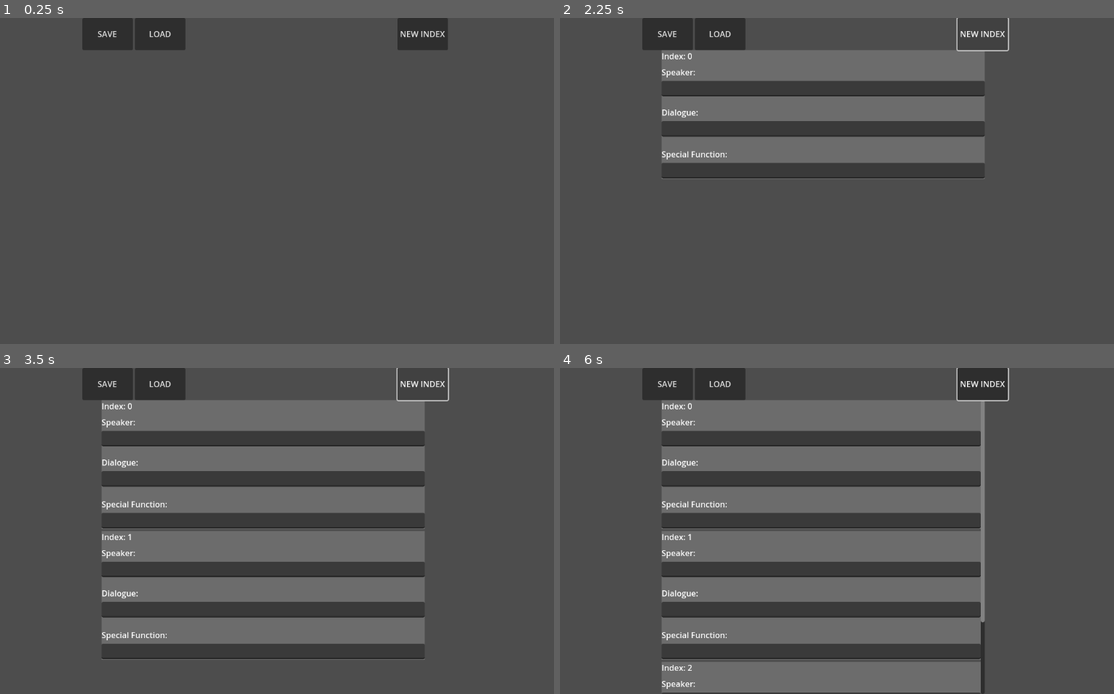
Above: before the commit, frames 1-4 (two rows, left to right).
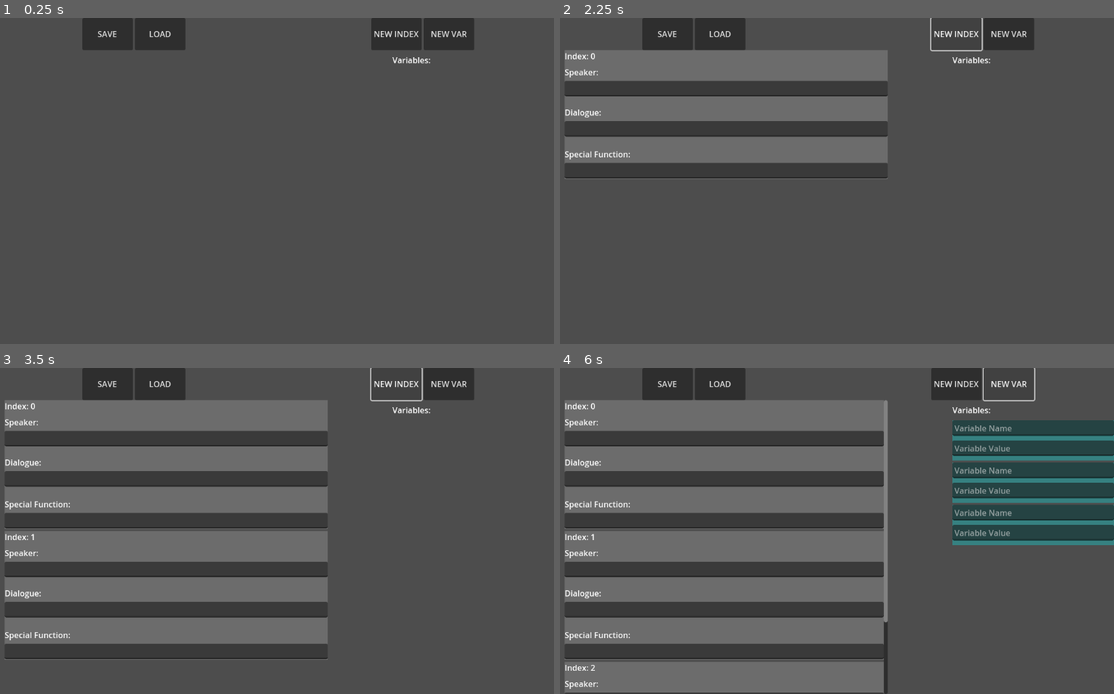
Above: after the commit, the same moments.

Repository: POtOSoftware/YADSMan
Game: Godot game, scene res://Scenes/Prototype/Prototype.tscn
Two runs of this game, one before a commit and one after it. Both use one fixed random seed, a clock stepped at 60 frames per second and the inputs below.
Inputs (mouse positions are in pixels of both pictures, inside the frame that each line leads up to):
- Up to frame 1 (0.25 s): no input
- Up to frame 2 (2.25 s): click "SAVE" at 0.5 s; click "LOAD" at 1.25 s; click "NEW INDEX" at 2 s
- Up to frame 3 (3.5 s): click "NEW INDEX" at 2.75 s
- Up to frame 4 (6 s): click (1008, 384) at 3.5 s, where only the run after the commit has a clickable "NEW VAR"; click (1008, 384) at 4.25 s, where only the run after the commit has a clickable "NEW VAR"; click "NEW INDEX" at 5 s; click (1008, 384) at 5.75 s, where only the run after the commit has a clickable "NEW VAR"

The runs differ from the first frame. In frame 1, 1.1% of the frame differs, in the area x 67-86%, y 0-15%; in frame 2, 10%; in frame 3, 19%; in frame 4, 32%, in the area x 0-100%, y 0-100%.

Commit message:
variables exist and can be saved

Diff:
--- a/Global/FileManager.gd
+++ b/Global/FileManager.gd
@@ -14,6 +14,17 @@
 		print("SUCCESSFULLY SAVED LINES FROM INDEX " + index_string)
 	else:
 		printerr("FUCK ME! SAVING LINES FROM INDEX " + index_string + " HAS FAILED!")
+
+func save_vars_to_file(_var_names: Array, _var_values: Array):
+	print("SAVING VARS TO FILE")
+
+	yads_file.set_value("variables", "var_names", _var_names)
+	yads_file.set_value("variables", "var_values", _var_values)
+
+	if yads_file.save(GlobalManager.working_file_path) == OK:
+		print("SUCCESSFULLY SAVED VARIABLES")
+	else:
+		printerr("AW SHUCKS! SAVING VARIABLES HAS FAILED!")
 
 func load_speaker_lines_from_file(_file_path: String = GlobalManager.working_file_path) -> Array[String]:
 	#var _file_path: String = GlobalManager.working_file_path
--- a/Global/GlobalManager.gd
+++ b/Global/GlobalManager.gd
@@ -5,8 +5,10 @@
 
 # do not ask why rmpp used a different prefab variable formatting, im very indecisive teehee :3c
 var prefab_line_editor: PackedScene = preload("res://Prefabs/LineEditor/LineEditor.tscn")
+var prefab_var_editor: PackedScene = preload("res://Prefabs/VarEditor/VarEditor.tscn")
 
 var line_editor_container: Node = null
+var variable_container: Node = null
 
 func create_line_editor_item(_index: int, _speaker_text: String = "", _dialogue_text: String = "", _specfunc_text: String = "") -> void:
 	var instance_line_editor: Node = prefab_line_editor.instantiate()
@@ -16,3 +18,9 @@
 	instance_line_editor.initialize_text(_speaker_text, _dialogue_text, _specfunc_text)
 
 	current_total_indexes += 1
+
+func create_var_edit_item(_var_name: String = "", _var_value: String = ""):
+	var instance_var_editor: Node = prefab_var_editor.instantiate()
+
+	variable_container.add_child(instance_var_editor)
+	instance_var_editor.initialize_variable(_var_name, _var_value)
--- /dev/null
+++ b/Prefabs/VarEditor/VarEditor.tscn
@@ -0,0 +1,43 @@
+[gd_scene load_steps=2 format=3 uid="uid://yv38ninidiqi"]
+
+[ext_resource type="Script" uid="uid://o2ivxoa7q4nl" path="res://Prefabs/VarEditor/var_editor.gd" id="1_h1l6o"]
+
+[node name="VarEditor" type="Control" groups=["var_editor"]]
+custom_minimum_size = Vector2(0, 80)
+layout_mode = 3
+anchor_right = 0.986
+anchor_bottom = 0.123
+offset_right = 16.1279
+offset_bottom = 0.295998
+grow_horizontal = 2
+grow_vertical = 2
+script = ExtResource("1_h1l6o")
+
+[node name="ColorRect" type="ColorRect" parent="."]
+layout_mode = 1
+anchors_preset = 15
+anchor_right = 1.0
+anchor_bottom = 1.0
+grow_horizontal = 2
+grow_vertical = 2
+color = Color(0, 1, 1, 0.294118)
+
+[node name="VarNameEdit" type="LineEdit" parent="ColorRect"]
+layout_mode = 1
+anchors_preset = 10
+anchor_right = 1.0
+offset_bottom = 31.0
+grow_horizontal = 2
+placeholder_text = "Variable Name"
+
+[node name="VarValueEdit" type="LineEdit" parent="ColorRect"]
+layout_mode = 1
+anchors_preset = 12
+anchor_top = 1.0
+anchor_right = 1.0
+anchor_bottom = 1.0
+offset_top = -40.0
+offset_bottom = -9.0
+grow_horizontal = 2
+grow_vertical = 0
+placeholder_text = "Variable Value"
--- /dev/null
+++ b/Prefabs/VarEditor/var_editor.gd
@@ -0,0 +1,17 @@
+extends Control
+
+@onready var var_name_edit = $ColorRect/VarNameEdit
+@onready var var_value_edit = $ColorRect/VarValueEdit
+
+func initialize_variable(_var_name: String, _var_value: String):
+	print("INITIALIZING VARIABLE " + _var_name + " WITH VALUE " + _var_value)
+	var_name_edit.text = _var_name
+	var_value_edit.text = _var_value
+
+func get_variable_name() -> String:
+	print("VARIABLE NAME: " + var_name_edit.text)
+	return var_name_edit.text
+
+func get_variable_value() -> String:
+	print("VARIABLE VALUE: " + var_value_edit.text)
+	return var_value_edit.text
--- a/Scenes/ExampleParser/ExampleParser.tscn
+++ b/Scenes/ExampleParser/ExampleParser.tscn
@@ -12,7 +12,7 @@
 grow_vertical = 2
 script = ExtResource("1_jjraq")
 
-[node name="YADSParser" type="Control" parent="."]
+[node name="YADSParser" type="Control" parent="." node_paths=PackedStringArray("speaker_label", "dialogue_label")]
 layout_mode = 1
 anchors_preset = 12
 anchor_top = 1.0
--- a/Scenes/ExampleParser/example_parser.gd
+++ b/Scenes/ExampleParser/example_parser.gd
@@ -4,7 +4,9 @@
 
 var speaker_lines: Array[String]
 var dialogue_lines: Array[String]
+var specfunc_lines: Array[String]
 
 func _on_load_button_pressed() -> void:
 	speaker_lines = FileManager.load_speaker_lines_from_file(file_load_string.text)
 	dialogue_lines = FileManager.load_dialogue_lines_from_file(file_load_string.text)
+	specfunc_lines = FileManager.load_specfuncs_from_file(file_load_string.text)
--- a/Scenes/ExampleParser/yads_parser.gd
+++ b/Scenes/ExampleParser/yads_parser.gd
@@ -3,8 +3,8 @@
 @onready var root: Node = $".."
 
 # just like unity! ...ewnity 3:
-@export_node_path("Label") var speaker_label
-@export_node_path("Label") var dialogue_label
+@export var speaker_label: Node
+@export var dialogue_label: Node
 
 var current_dialogue_index: int = 0
 
@@ -12,4 +12,14 @@
 	speaker_label.text = root.speaker_lines[current_dialogue_index]
 	dialogue_label.text = root.dialogue_lines[current_dialogue_index]
 
+	if root.specfunc_lines[current_dialogue_index] != "":
+		print("CALLING SPECIAL FUNCTION: " + root.specfunc_lines[current_dialogue_index])
+		call(root.specfunc_lines[current_dialogue_index])
+
 	current_dialogue_index += 1
+
+func test_func() -> void:
+	print("the test function has been called and executed :3")
+
+func func_exit() -> void:
+	get_tree().quit()
--- a/Scenes/Prototype/Prototype.tscn
+++ b/Scenes/Prototype/Prototype.tscn
@@ -16,13 +16,38 @@
 anchors_preset = 15
 anchor_right = 1.0
 anchor_bottom = 1.0
-offset_left = 256.0
+offset_left = 64.0
 offset_top = 64.0
-offset_right = -256.0
+offset_right = -448.0
 grow_horizontal = 2
 grow_vertical = 2
+metadata/_edit_group_ = true
 
 [node name="VBoxContainer" type="VBoxContainer" parent="ScrollContainer"]
+layout_mode = 2
+size_flags_horizontal = 3
+size_flags_vertical = 3
+
+[node name="VarsLabel" type="Label" parent="."]
+layout_mode = 0
+offset_left = 832.0
+offset_top = 72.0
+offset_right = 908.0
+offset_bottom = 95.0
+text = "Variables:"
+
+[node name="VarContainer" type="ScrollContainer" parent="."]
+layout_mode = 1
+anchors_preset = 15
+anchor_right = 1.0
+anchor_bottom = 1.0
+offset_left = 832.0
+offset_top = 104.0
+grow_horizontal = 2
+grow_vertical = 2
+metadata/_edit_group_ = true
+
+[node name="VBoxContainer" type="VBoxContainer" parent="VarContainer"]
 layout_mode = 2
 size_flags_horizontal = 3
 size_flags_vertical = 3
@@ -70,6 +95,12 @@
 layout_mode = 2
 text = "NEW INDEX"
 
+[node name="NewVar" type="Button" parent="TopBarButtons/HBoxContainer2"]
+custom_minimum_size = Vector2(100, 0)
+layout_mode = 2
+text = "NEW VAR"
+
 [connection signal="pressed" from="TopBarButtons/HBoxContainer/SaveButton" to="." method="_on_save_button_pressed"]
 [connection signal="pressed" from="TopBarButtons/HBoxContainer/LoadButton" to="." method="_on_load_button_pressed"]
 [connection signal="pressed" from="TopBarButtons/HBoxContainer2/NewIndex" to="." method="_on_new_index_pressed"]
+[connection signal="pressed" from="TopBarButtons/HBoxContainer2/NewVar" to="." method="_on_new_var_pressed"]
--- a/Scenes/Prototype/prototype.gd
+++ b/Scenes/Prototype/prototype.gd
@@ -3,13 +3,16 @@
 @onready var speaker_line_edit: Node = $VBoxContainer/SpeakerEdit/SpeakerEdit
 @onready var dialogue_line_edit: Node = $VBoxContainer/Dialogue/DialogueEdit
 @onready var dialogue_index_container: Node = $ScrollContainer/VBoxContainer
+@onready var variable_container: Node = $VarContainer/VBoxContainer
 
 func _ready() -> void:
 	# give the global manager script the scenes vbox container so it can add children to it
 	GlobalManager.line_editor_container = self.dialogue_index_container
+	GlobalManager.variable_container = self.variable_container
 
 func _exit_tree() -> void:
 	GlobalManager.line_editor_container = null
+	GlobalManager.variable_container = null
 
 #func save_to_yads_file(_current_index: int = 0) -> void:
 #	print("ATTEMPTING TO SAVE YADS FILE AT INDEX " + str(_current_index))
@@ -56,8 +59,12 @@
 #	dialogue_line_edit.text = _input_line
 
 func _on_save_button_pressed() -> void:
-	print("SAVING ALL LINES TO FILE")
+	print("SAVING ALL LINES AND VARIABLES TO FILE")
 	var _line_edits: Array[Node] = get_tree().get_nodes_in_group("line_editor")
+	var _variables: Array[Node] = get_tree().get_nodes_in_group("var_editor")
+
+	var _var_names: Array[String]
+	var _var_values: Array[String]
 
 	for line_edit in _line_edits:
 		var _current_index: int = _line_edits[line_edit.get_index()].get_current_index()
@@ -66,6 +73,12 @@
 		var _current_specfunc: String = _line_edits[line_edit.get_index()].get_specfunc()
 
 		FileManager.save_line_to_file(_current_index, _current_speaker, _current_dialogue, _current_specfunc)
+
+	for vars in range(_variables.size()):
+		_var_names.append(_variables[vars].get_variable_name())
+		_var_values.append(_variables[vars].get_variable_value())
+
+	FileManager.save_vars_to_file(_var_names, _var_values)
 
 func _on_load_button_pressed() -> void:
 	var _speaker_lines: Array[String] = FileManager.load_speaker_lines_from_file()
@@ -84,3 +97,6 @@
 
 func _on_new_index_pressed() -> void:
 	GlobalManager.create_line_editor_item(GlobalManager.current_total_indexes)
+
+func _on_new_var_pressed() -> void:
+	GlobalManager.create_var_edit_item()
Not shown, added: Prefabs/VarEditor/var_editor.gd.uid
